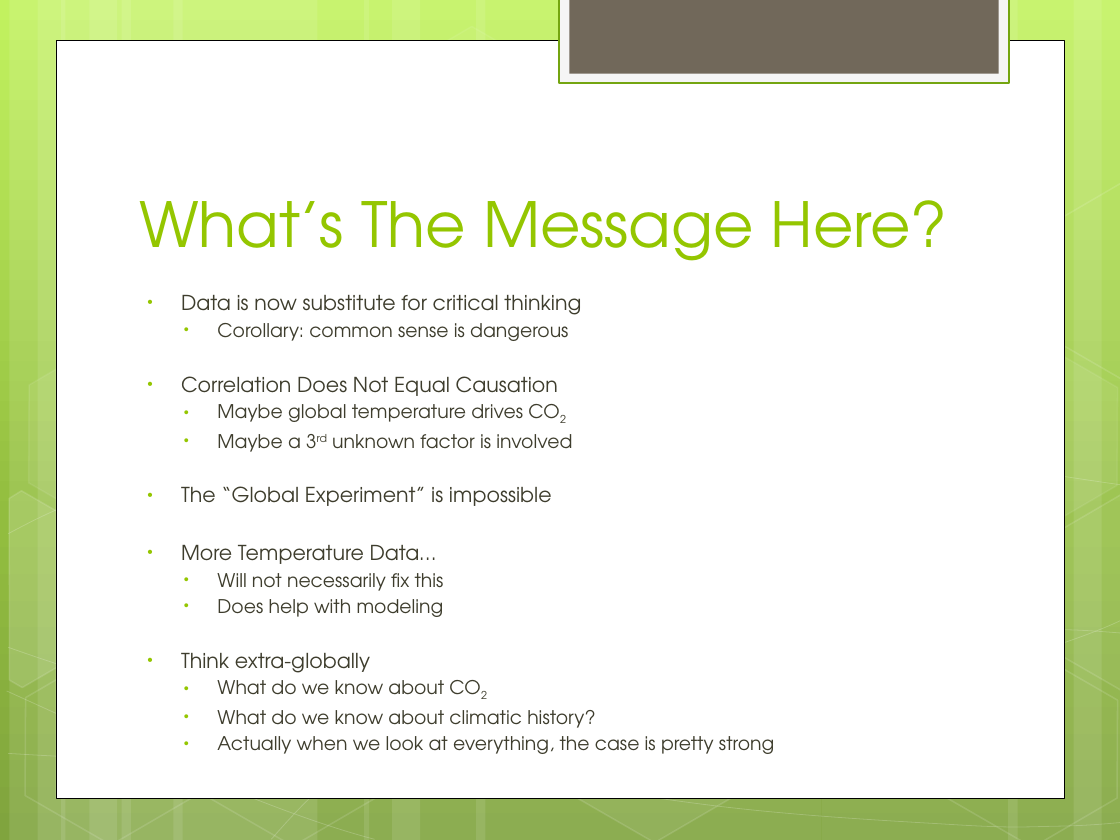
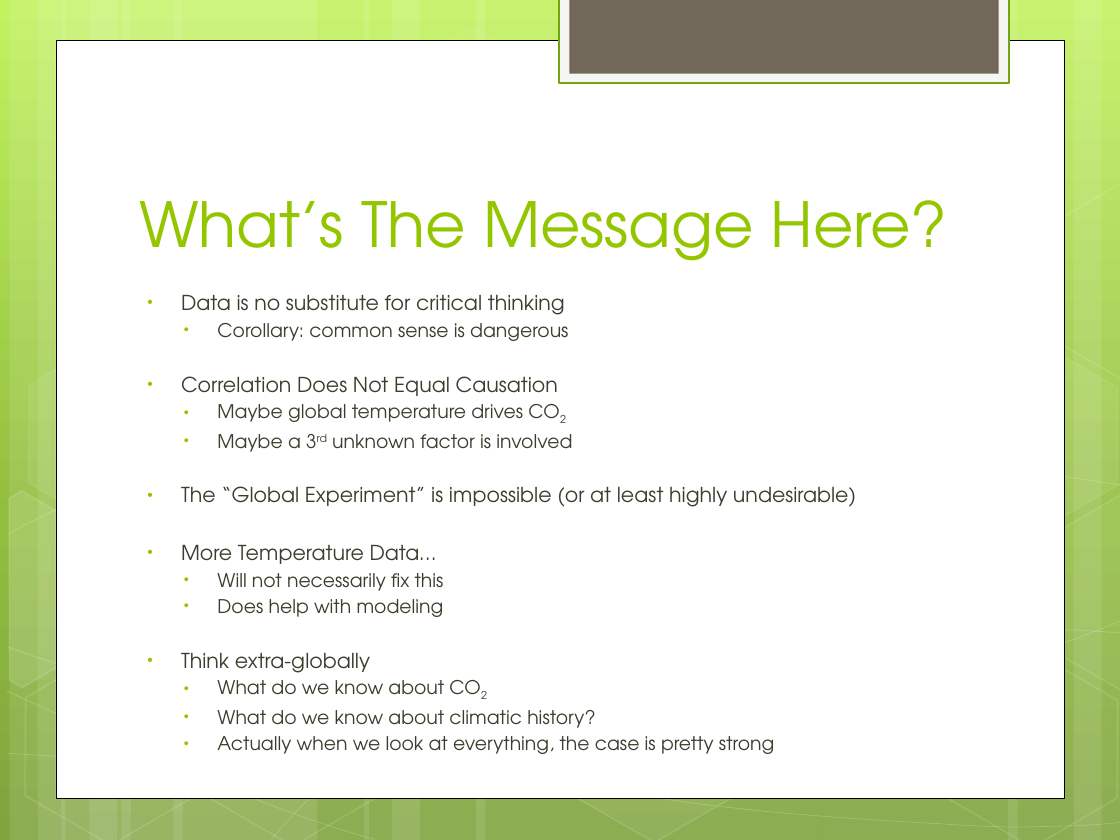
Before and after one commit to zoechao/teaching, a slide deck: slide 6 of final+data+lecture.pptx. Drawn at 1120x840 pixels with LibreOffice and Linux fonts; fonts in the diff are those of the drawing. Boxes give left, top, right and bottom in pixels: in the first picture for what was removed or moved away, otherwise in the second. Text is boxed around its words. In the diff, an @@ line names an element or a change of style, - is before the commit and + after.

Commit message:
final lecture edits

```diff
--- a/final+data+lecture.pptx
+++ b/final+data+lecture.pptx
@@ text at [181,295,565,315]: text changed @@
-• Data is now substitute for critical thinking
+• Data is no substitute for critical thinking
@@ text at [181,486,856,507]: text changed @@
-• The “Global Experiment” is impossible
+• The “Global Experiment” is impossible (or at least highly undesirable)
```
Also in this commit, not shown: 9 other slides changed, 8 slides added, 2 slides removed.
